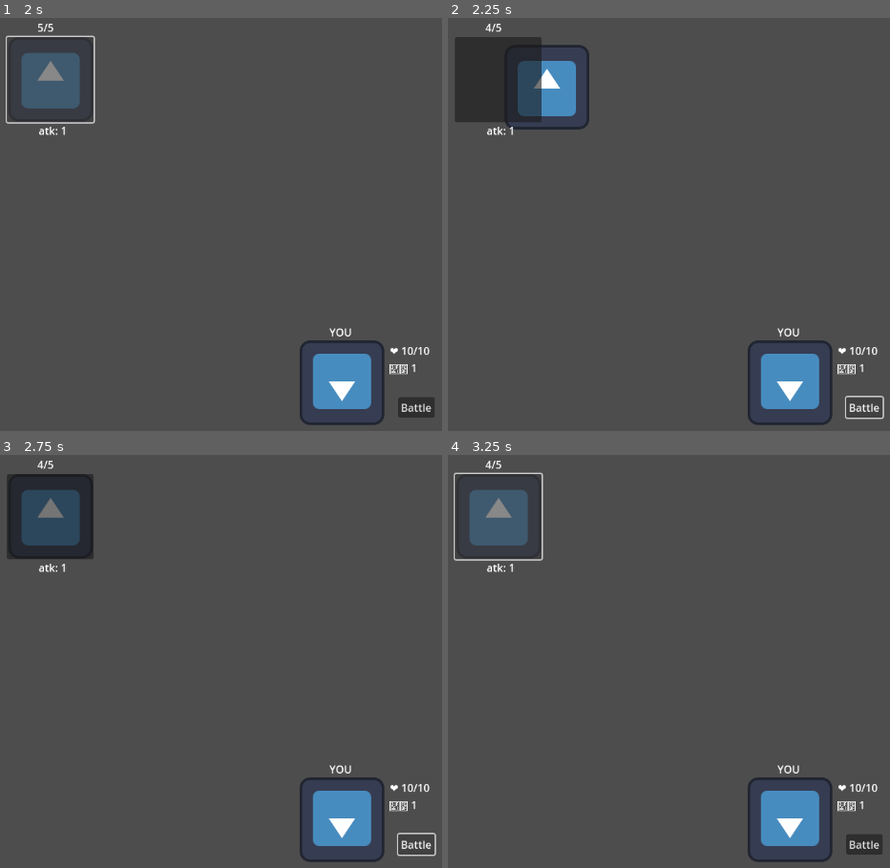
Above: before the commit, frames 1-4 (two rows, left to right).
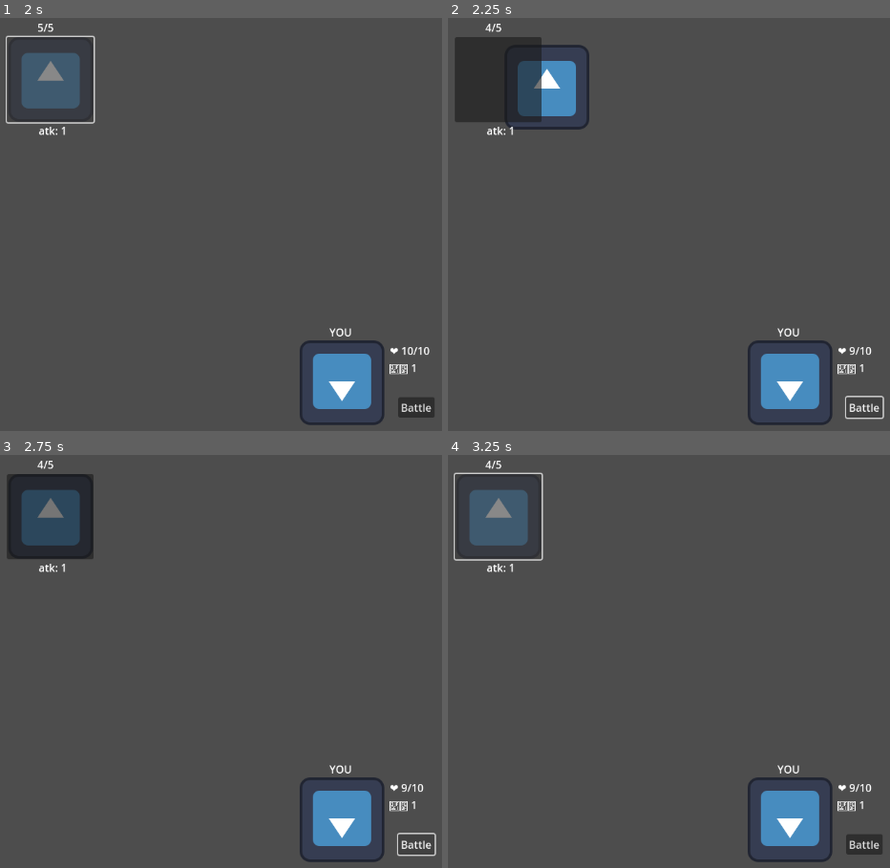
Above: after the commit, the same moments.

Repository: alex-mike-mark-again/godot-combat
Game: Godot game, scene res://main.tscn
Two runs of this game, one before a commit and one after it. Both use one fixed random seed, a clock stepped at 60 frames per second and the inputs below. The engine's default icon, where the game draws it, is replaced by a stand-in: a white triangle on a blue panel in a dark square.
Inputs (mouse positions are in pixels of both pictures, inside the frame that each line leads up to):
- Up to frame 1 (2 s): click "Battle" at 0.5 s; click (48, 79) at 1.25 s
- Up to frame 2 (2.25 s): click "Battle" at 2 s
- Up to frame 3 (2.75 s): no input
- Up to frame 4 (3.25 s): click (496, 516) at 2.75 s

Frame 1 is identical in both runs. In frame 2, less than 0.1% of the frame differs, in the area x 90-98%, y 79-82%; in frame 3, less than 0.1%; in frame 4, less than 0.1%.

Commit message:
Adds a game over state. Sort of.

Diff:
--- a/battle_manager.gd
+++ b/battle_manager.gd
@@ -32,6 +32,13 @@
 	selected = null
 
 	for enemy in enemies:
+		player.deal_damage(enemy.atk)
+
+	if player.dead:
+		print("You're dead")
+		get_node("GoButton").hide()
+
+	for enemy in enemies:
 		if !enemy.dead:
 			print(enemy.name+" still up")
 			return
--- a/player.gd
+++ b/player.gd
@@ -1,6 +1,7 @@
 extends Battler
 
 var def
+var dead = false
 @export var stats: Label
 
 func _ready():
@@ -12,6 +13,10 @@
 
 func deal_damage(damage: int):
 	hp = max(hp-damage,0)
+	if hp == 0:
+		dead = true
+
+	_updateDisplays()
 
 func _updateDisplays():
 	stats.text = "❤️ "+str(hp)+"/"+str(mhp)+"\n🗡️ "+str(atk)
